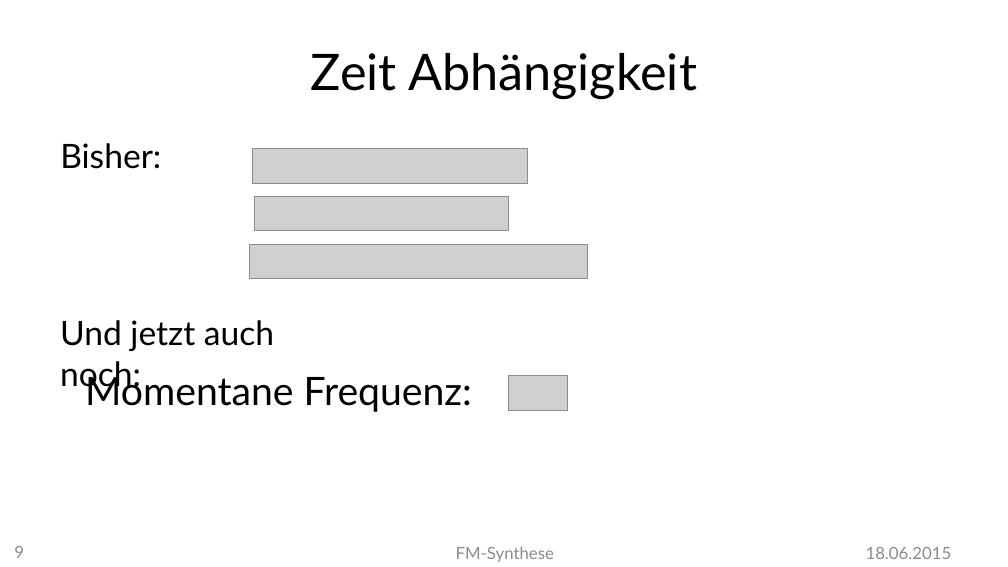
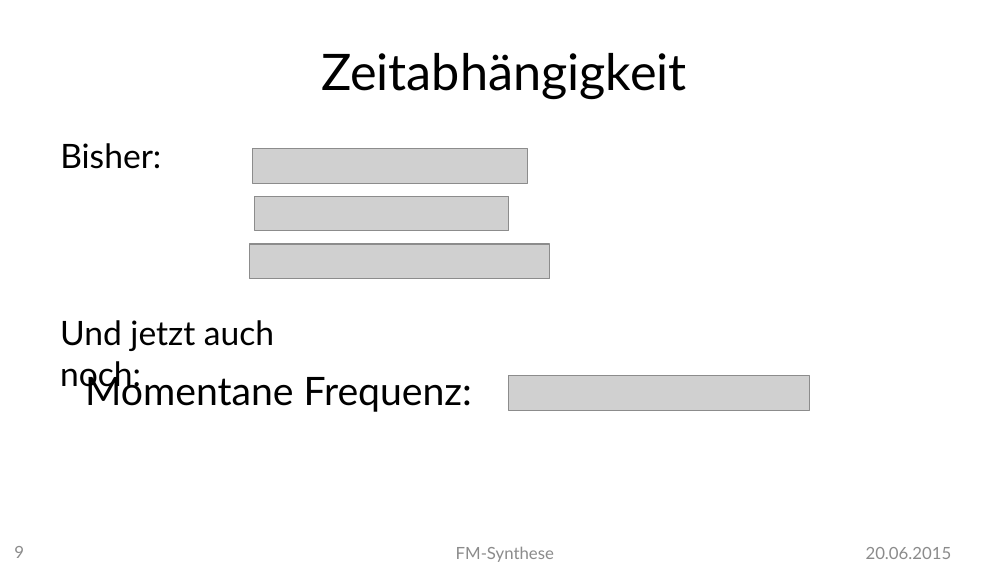
Before and after one commit to MBulli/VSeminar, a slide deck: slide 9 of Praesentation/FMSynthese-Markus.pptx. Drawn at 1008x567 pixels with LibreOffice and Linux fonts; fonts in the diff are those of the drawing; grey boxes stand for pictures; background and template pictures are left out. Boxes give left, top, right and bottom in pixels: in the first picture for what was removed or moved away, otherwise in the second. Text is boxed around its words. In the diff, an @@ line names an element or a change of style, - is before the commit and + after.

```diff
--- a/Praesentation/FMSynthese-Markus.pptx
+++ b/Praesentation/FMSynthese-Markus.pptx
@@ title at [321, 53, 687, 98]: text changed @@
-Zeit Abhängigkeit
+Zeitabhängigkeit
@@ picture: place and size @@
-picture at [249, 244, 588, 279]
+picture at [249, 244, 549, 279]
@@ picture removed at [509, 376, 568, 411] @@
@@ picture added at [509, 376, 809, 411] @@
@@ text at [866, 547, 952, 559]: text changed @@
-18.06.2015
+20.06.2015
```
Also in this commit, not shown: 18 other slides changed, 18 slides added, 1 slide removed, 7 other files.
